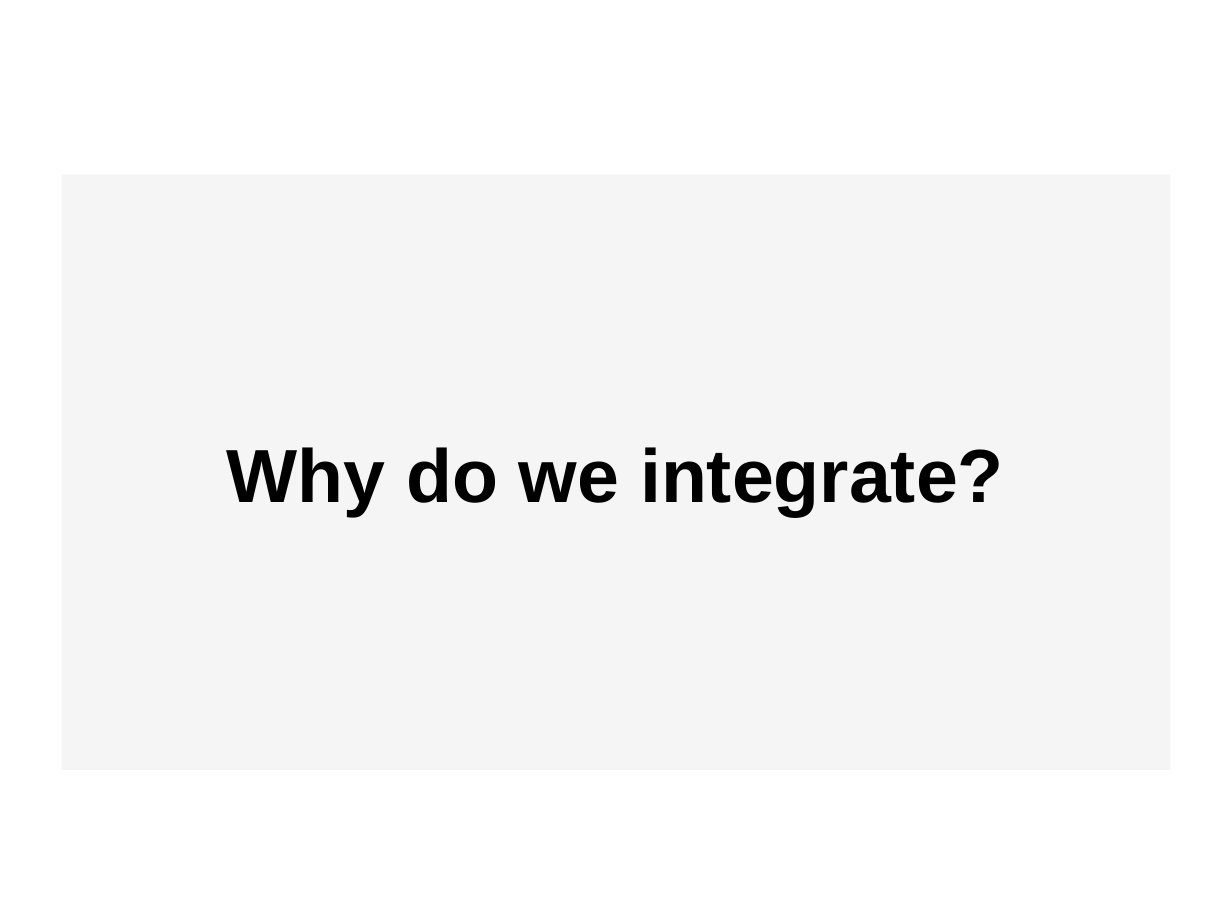
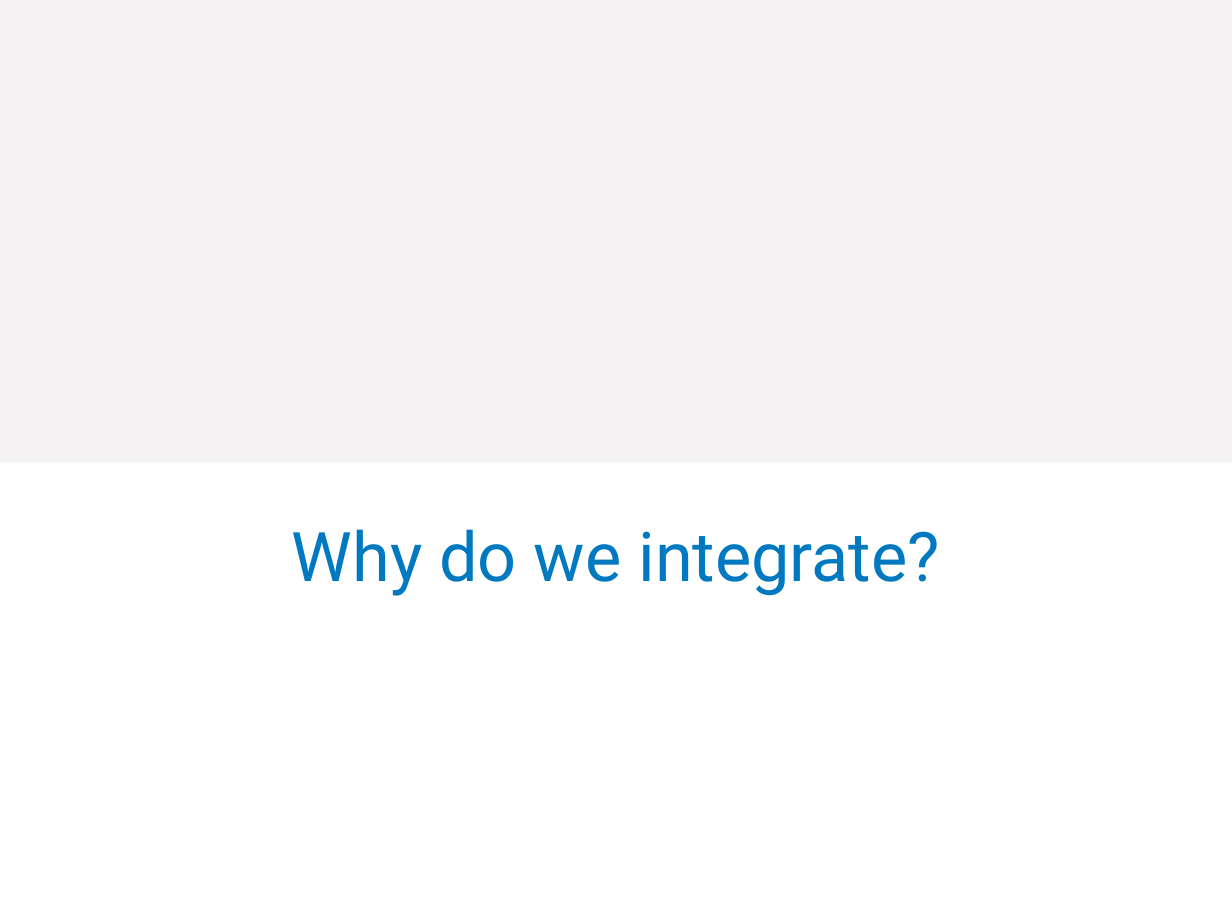
Before and after one commit to jbogard/presentations, a slide deck: slide 2 of KeepIntegrationSaneWithNServiceBus/Keeping Integration Sane with NServiceBus.pptx. Drawn at 1232x924 pixels with LibreOffice and Linux fonts; fonts in the diff are those of the drawing; background and template pictures are left out. Boxes give left, top, right and bottom in pixels: in the first picture for what was removed or moved away, otherwise in the second. Text is boxed around its words. In the diff, an @@ line names an element or a change of style, - is before the commit and + after.

```diff
--- a/KeepIntegrationSaneWithNServiceBus/Keeping Integration Sane with NServiceBus.pptx
+++ b/KeepIntegrationSaneWithNServiceBus/Keeping Integration Sane with NServiceBus.pptx
@@ background picture (left out) to #F4F2F2 @@
@@ title "Why do we integrate?": place and size @@
-title "Why do we integrate?" at (62, 175, 1170, 770)
+title "Why do we integrate?" at (292, 529, 939, 596)
@@ title "Why do we integrate?" at (292, 529, 939, 596): size 44 to 40 pt, font Arial to Roboto, text colour #000000 to #0079C1, bold off; fill #F2F2F2 at 75% opacity to none @@
@@ rectangle added at (0, 462, 1232, 924), fill #FFFFFF @@
```
Also in this commit, not shown: 4 other slides changed, 10 slides added, 4 slides removed, 4 other files.
